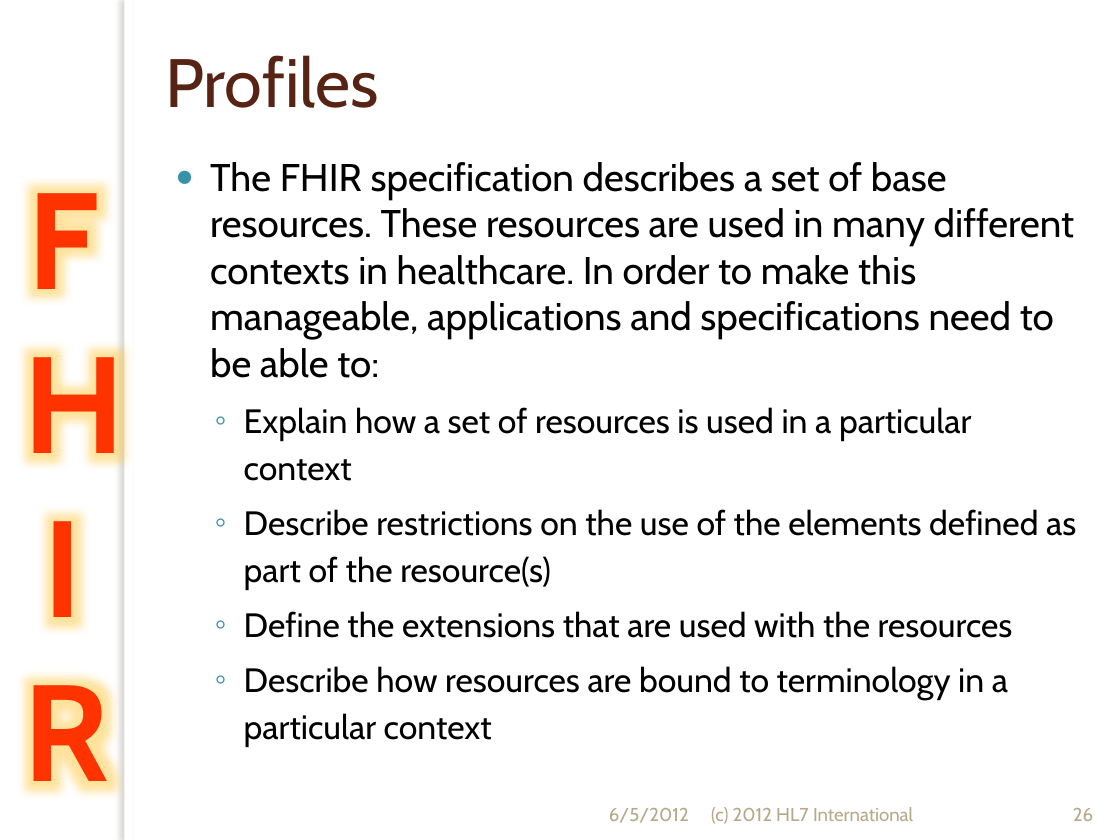
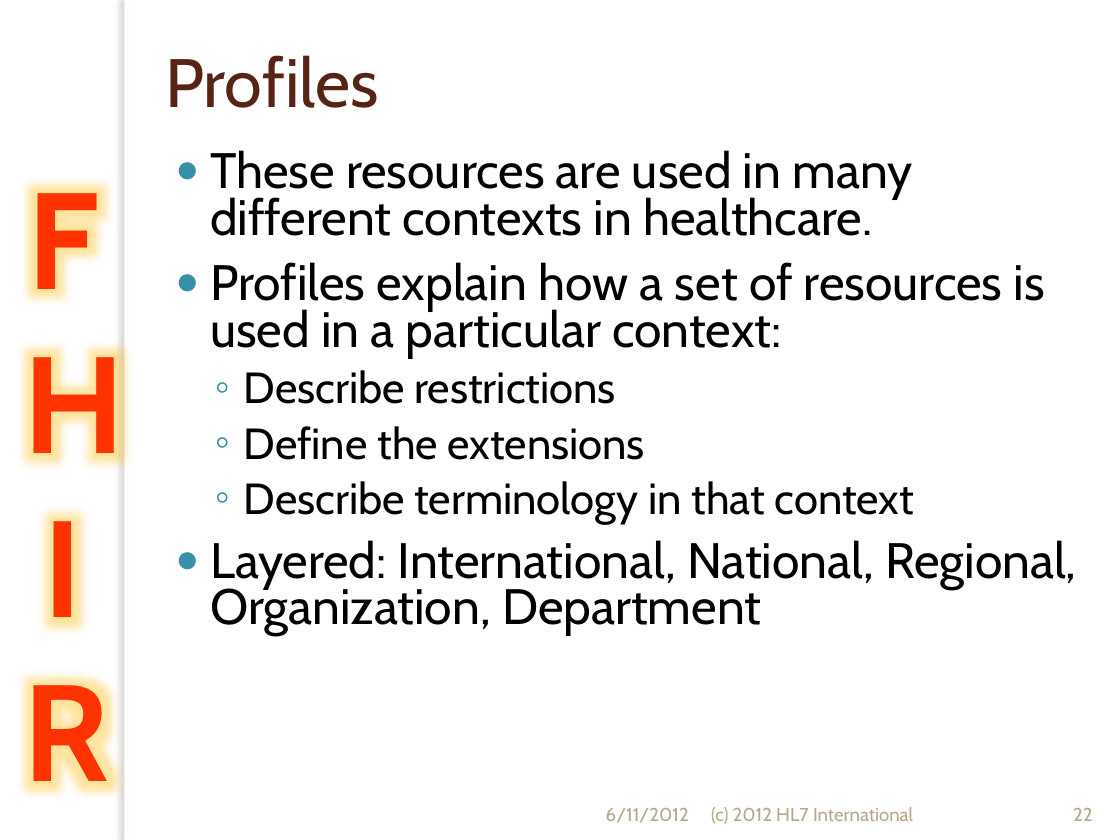
Before and after one commit to vista-novo/fhir, a slide deck: slide 22 of presentations/Short Introduction to FHIR.pptx (slide 26 before the commit). Drawn at 1120x840 pixels with LibreOffice and Linux fonts; fonts in the diff are those of the drawing; background and template pictures are left out. Boxes give left, top, right and bottom in pixels: in the first picture for what was removed or moved away, otherwise in the second. Text is boxed around its words. In the diff, an @@ line names an element or a change of style, - is before the commit and + after.

Commit message:
- Added copyright message to Infrastructure.cs - Updated short FHIR presentation - Added AtomEntry/Feed to tools/java/org.hl7.fhir.instance - ResourceDefn now no longer IS an ElementDefn, but HAS an ElementDefn

```diff
--- a/presentations/Short Introduction to FHIR.pptx
+++ b/presentations/Short Introduction to FHIR.pptx
@@ text at (x1=210, y1=150, x2=1077, y2=635): text changed; size 21.7 to 32 pt @@
-● The FHIR specification describes a set of base resources. These resources are used in many different contexts in healthcare. In order to make this manageable, applications and specifications need to be able to:
-  ◦ Explain how a set of resources is used in a particular context
-  ◦ Describe restrictions on the use of the elements defined as part of the resource(s)
-  ◦ Define the extensions that are used with the resources
-  ◦ Describe how resources are bound to terminology in a particular context
+● These resources are used in many different contexts in healthcare.
+● Profiles explain how a set of resources is used in a particular context:
+  ◦ Describe restrictions
+  ◦ Define the extensions
+  ◦ Describe terminology in that context
+● Layered: International, National, Regional, Organization, Department
@@ text at (x1=606, y1=808, x2=689, y2=823): text changed @@
-6/5/2012
+6/11/2012
@@ page number at (x1=1073, y1=808, x2=1093, y2=821): text changed @@
-26
+22
```
Also in this commit, not shown: 31 other slides changed, 2 slides removed, 23 other files.
